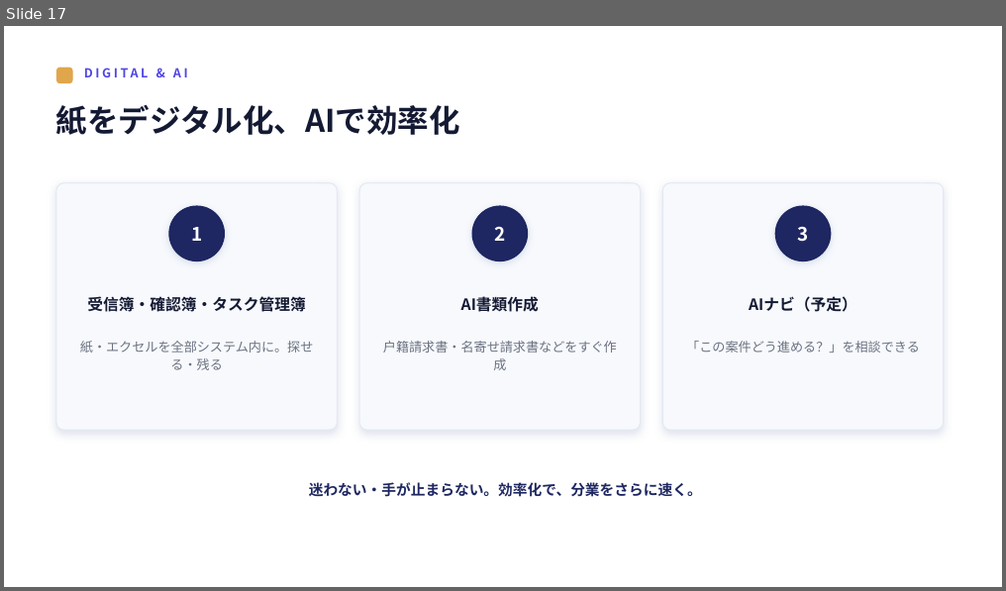
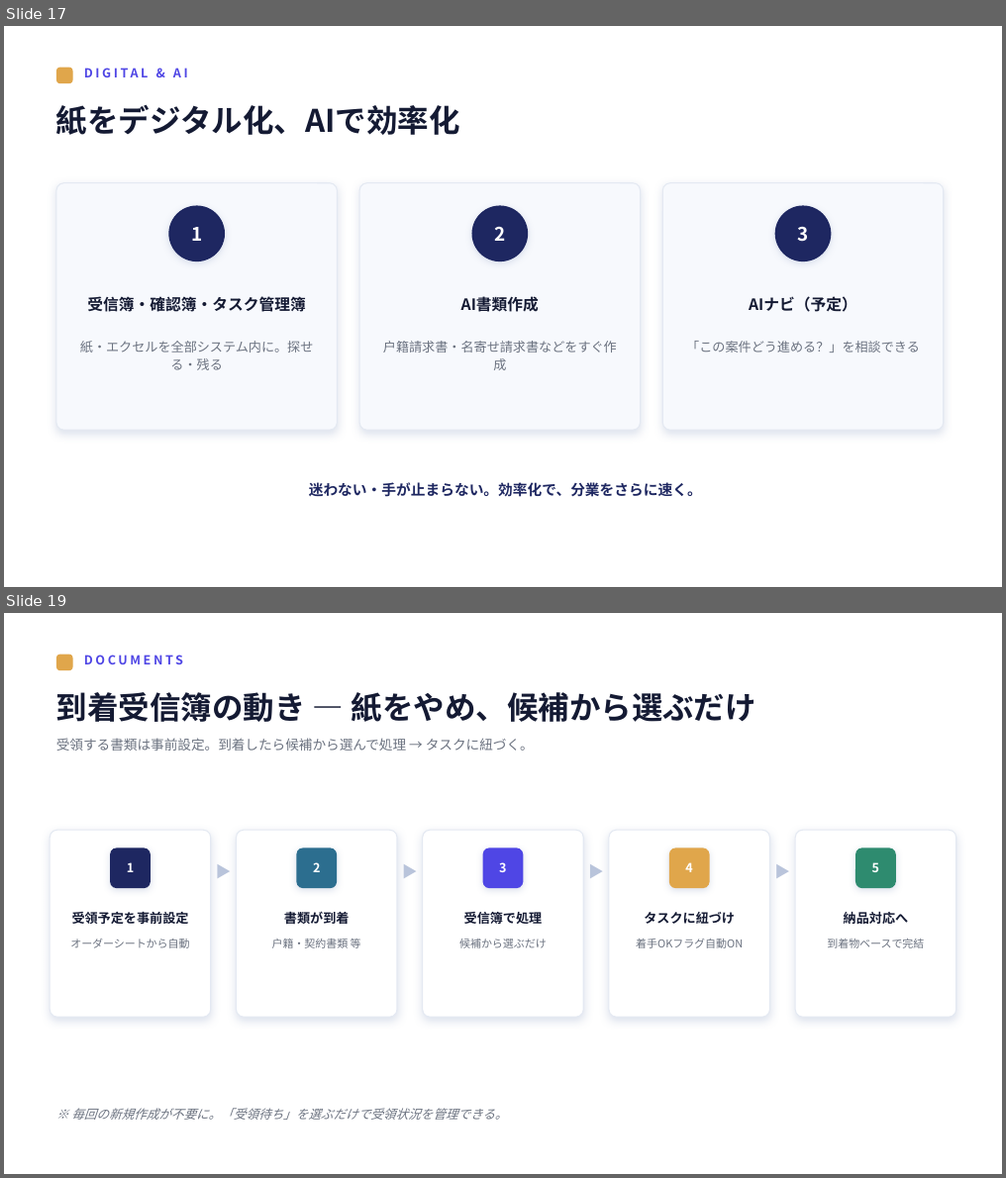
Before and after one commit to IVipcy/SouzokPlatform, a slide deck: docs/新システム移行説明会_rev3.pptx. Shown one above the other, each under a label of ours: slide 17 before the commit, slides 17 and 19 after it; the slides between them are not shown. The pictures are 1006x591 and 1006x1178 pixels, drawn with LibreOffice and Linux fonts; fonts in the diff are those of the drawing. Boxes give left, top, right and bottom in pixels: in the first picture for what was removed or moved away, otherwise in the second. Text is boxed around its words. In the diff, an @@ line names an element or a change of style, - is before the commit and + after.

```diff
--- a/docs/新システム移行説明会_rev3.pptx
+++ b/docs/新システム移行説明会_rev3.pptx
@@ slide 19 added at <box>4,613,1002,1174</box>, background #FFFFFF @@
@@ rounded rectangle added at <box>56,655,73,670</box>, fill #E0A64B @@
@@ text added at <box>84,655,183,664</box>, 12 pt, text #4F46E5, bold @@
+DOCUMENTS
@@ text added at <box>56,692,756,722</box>, 30 pt, text #141A33, bold @@
+到着受信簿の動き — 紙をやめ、候補から選ぶだけ
@@ text added at <box>56,738,534,751</box>, 13 pt, text #6B7280 @@
+受領する書類は事前設定。到着したら候補から選んで処理 → タスクに紐づく。
@@ rounded rectangle added at <box>50,830,211,1017</box>, fill #FFFFFF, outline #E4E9F2 1 pt @@
@@ rounded rectangle added at <box>110,848,151,888</box>, fill #1E2761, 12 pt, text #FFFFFF, bold @@
+1
@@ rounded rectangle added at <box>236,830,397,1017</box>, fill #FFFFFF, outline #E4E9F2 1 pt @@
@@ rounded rectangle added at <box>297,848,338,888</box>, fill #2C6E8F, 12 pt, text #FFFFFF, bold @@
+2
@@ rounded rectangle added at <box>423,830,583,1017</box>, fill #FFFFFF, outline #E4E9F2 1 pt @@
@@ rounded rectangle added at <box>483,848,524,888</box>, fill #4F46E5, 12 pt, text #FFFFFF, bold @@
+3
@@ rounded rectangle added at <box>609,830,770,1017</box>, fill #FFFFFF, outline #E4E9F2 1 pt @@
@@ rounded rectangle added at <box>669,848,710,888</box>, fill #E0A64B, 12 pt, text #FFFFFF, bold @@
+4
@@ rounded rectangle added at <box>795,830,956,1017</box>, fill #FFFFFF, outline #E4E9F2 1 pt @@
@@ rounded rectangle added at <box>856,848,896,888</box>, fill #2E8B6F, 12 pt, text #FFFFFF, bold @@
+5
@@ text added at <box>209,853,238,890</box>, 15 pt, text #B9C4DB @@
+▶
@@ text added at <box>395,853,424,890</box>, 15 pt, text #B9C4DB @@
+▶
@@ text added at <box>582,853,611,890</box>, 15 pt, text #B9C4DB @@
+▶
@@ text added at <box>768,853,797,890</box>, 15 pt, text #B9C4DB @@
+▶
@@ text added at <box>70,939,189,949</box>, 10.5 pt, text #6B7280 @@
+オーダーシートから自動
@@ text added at <box>72,912,189,924</box>, 12.5 pt, text #141A33, bold @@
+受領予定を事前設定
@@ text added at <box>272,939,361,949</box>, 10.5 pt, text #6B7280 @@
+戸籍・契約書類 等
@@ text added at <box>284,912,350,924</box>, 12.5 pt, text #141A33, bold @@
+書類が到着
@@ text added at <box>459,939,547,949</box>, 10.5 pt, text #6B7280 @@
+候補から選ぶだけ
@@ text added at <box>464,912,543,924</box>, 12.5 pt, text #141A33, bold @@
+受信簿で処理
@@ text added at <box>636,939,743,949</box>, 10.5 pt, text #6B7280 @@
+着手OKフラグ自動ON
@@ text added at <box>644,912,735,924</box>, 12.5 pt, text #141A33, bold @@
+タスクに紐づけ
@@ text added at <box>827,939,924,949</box>, 10.5 pt, text #6B7280 @@
+到着物ベースで完結
@@ text added at <box>844,912,909,925</box>, 12.5 pt, text #141A33, bold @@
+納品対応へ
@@ text added at <box>71,1108,507,1120</box>, 12 pt, text #6B7280, italic @@
+※ 毎回の新規作成が不要に。「受領待ち」を選ぶだけで受領状況を管理できる。
```
Also in this commit, not shown: 3 other slides added.
